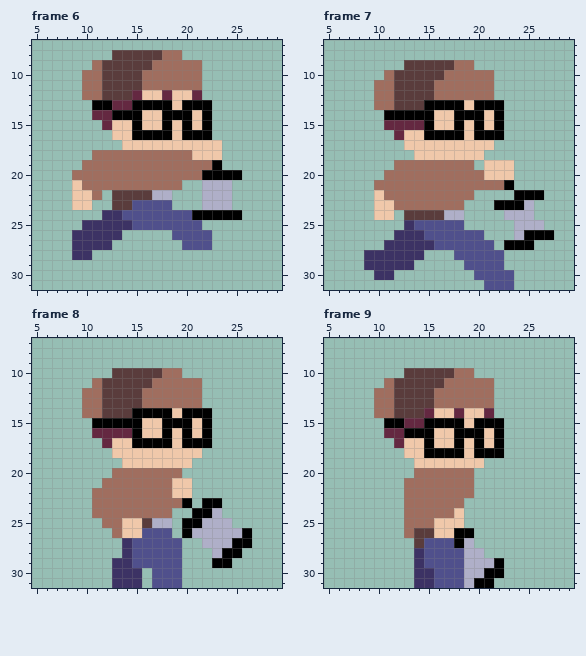
Pixel-art file: Game/SPRITES/Player/RUN/Run_Right.ase. That is the earlier state.
32x32 pixels, 14 frames. Shown: frame 6: x 5..29, y 7..31; frame 7: x 5..29, y 7..31; frame 8: x 5..29, y 7..31; frame 9: x 5..29, y 7..31. The commit also changed other frames, which this record leaves out.
After the commit:
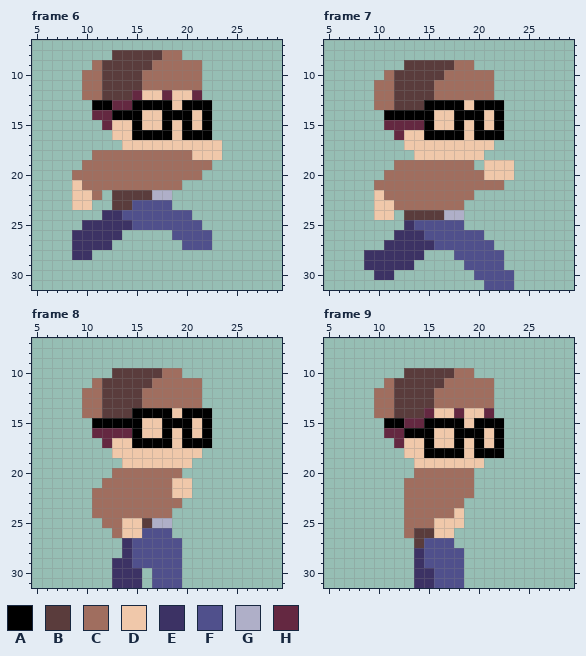
Palette (. is transparent): A #000000  B #5a3c3c  C #a06e5f  D #f0c8aa  E #3c3264  F #50508c  G #afafc8  H #642841
The edit:
Frame 6, layer "Sprite Sheet":
Colour A is removed in row 19 at x 23; in row 20 at x 22 to 25; in row 24 at x 21 to 25.
Colour G is removed in rows 21 to 23 at x 22 to 24.
Frame 7, layer "Sprite Sheet":
Colour A is removed in row 21 at x 23; in row 22 at x 24 to 26; in row 23 at x 22 to 24; in row 26 at x 25 to 27; in row 27 at x 23 to 25.
Colour G is removed in row 23 at x 25; in row 24 at x 23 to 25; in row 25 at x 24 to 26; in row 26 at x 24.
Frame 8, layer "Sprite Sheet":
Colour A is removed in row 23 at x 20 and 22 to 23; in row 24 at x 21 to 22; in row 25 at x 20 to 21; in row 26 at x 20 and 26; in row 27 at x 25 to 26; in row 28 at x 24 to 25.
Colour A is removed in row 29 at x 23 to 24.
Colour G is removed in row 24 at x 23; in row 25 at x 22 to 24; in row 26 at x 21 to 25; in row 27 at x 22 to 24; in row 28 at x 23.
Frame 9, layer "Sprite Sheet":
Colour A is removed in row 26 at x 18 to 19; in row 27 at x 18; in row 29 at x 22; in row 30 at x 21 to 22; in row 31 at x 20 to 21.
Colour G is removed in row 27 at x 19; in row 28 at x 19 to 20; in row 29 at x 19 to 21; in row 30 at x 19 to 20; in row 31 at x 19.
Where, in picture pixels (left, top, right, bottom), the same in both pictures:
erased: (192, 160, 242, 220)
erased: (494, 180, 554, 250)
erased: (182, 498, 252, 568)
erased: (454, 528, 504, 588)
